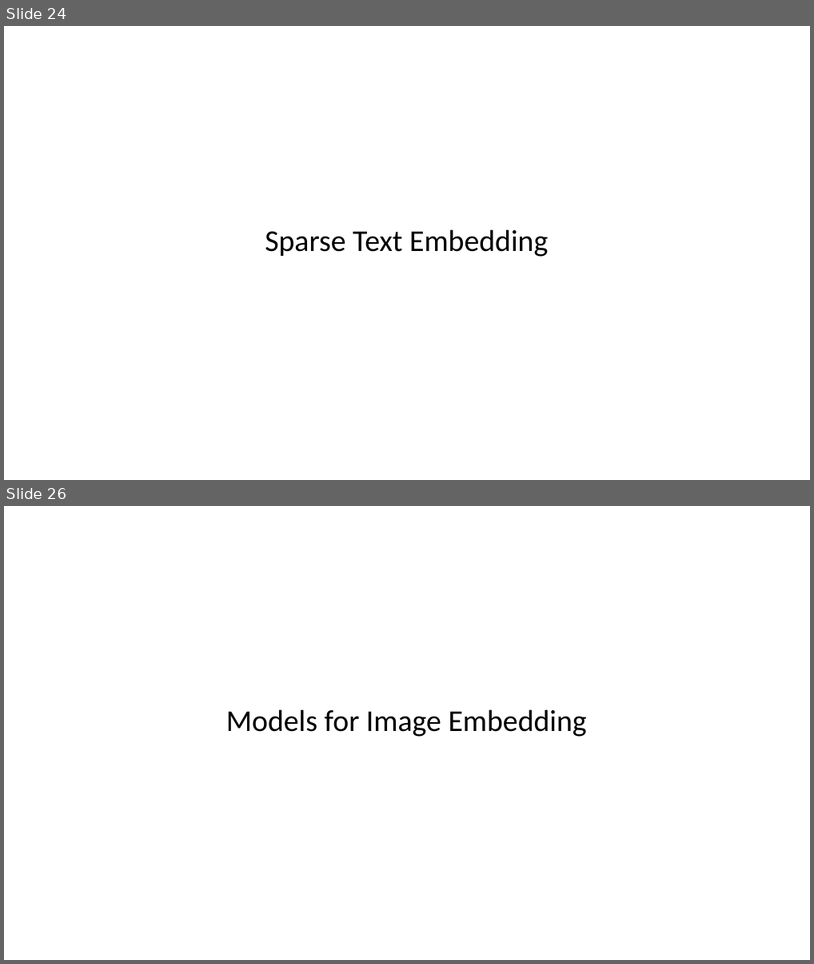
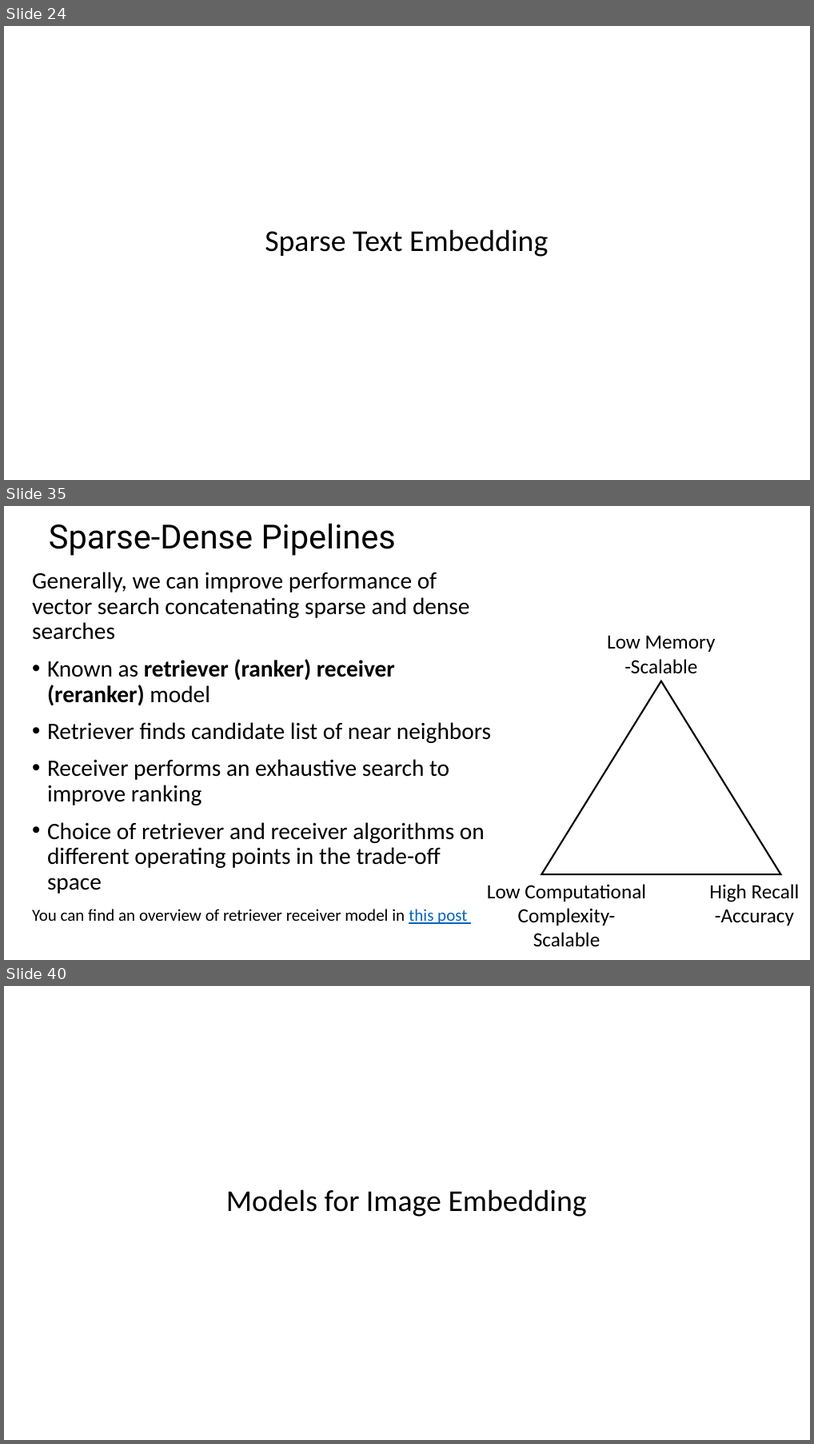
Before and after one commit to harelgabainew/school1, a slide deck: slides/7_DocumentWebSearching.pptx. Shown one above the other, each under a label of ours: slides 24 and 26 before the commit, slides 24, 35 and 40 after it; the slides between them are not shown. The pictures are 814x964 and 814x1444 pixels, drawn with LibreOffice and Linux fonts; fonts in the diff are those of the drawing. Boxes give left, top, right and bottom in pixels: in the first picture for what was removed or moved away, otherwise in the second. Text is boxed around its words. In the diff, an @@ line names an element or a change of style, - is before the commit and + after.

Commit message:
Added slides on sparse search retriever-received model and sparse vector embedding

```diff
--- a/slides/7_DocumentWebSearching.pptx
+++ b/slides/7_DocumentWebSearching.pptx
@@ slide 35 added at (x1=4, y1=506, x2=810, y2=960), background #FFFFFF @@
@@ title added at (x1=49, y1=523, x2=396, y2=556), 39.6 pt, text #000000 @@
+Sparse-Dense Pipelines
@@ text added at (x1=32, y1=572, x2=491, y2=924), 28 pt, text #000000 @@
+Generally, we can improve performance of vector search concatenating sparse and dense searches
+• Known as retriever (ranker) receiver (reranker) model
+• Retriever finds candidate list of near neighbors
+• Receiver performs an exhaustive search to improve ranking
+• Choice of retriever and receiver algorithms on different operating points in the trade-off space
+You can find an overview of retriever receiver model in this post
@@ text added at (x1=607, y1=635, x2=716, y2=674), 24 pt, text #000000 @@
+Low Memory -Scalable
@@ triangle added at (x1=542, y1=681, x2=782, y2=874), outline #000000 2 pt @@
@@ text added at (x1=487, y1=884, x2=646, y2=946), 24 pt, text #000000 @@
+Low Computational Complexity-Scalable
@@ text added at (x1=710, y1=884, x2=800, y2=925), 24 pt, text #000000 @@
+High Recall -Accuracy
@@ what was slide 26 is now slide 40 @@
```
Also in this commit, not shown: 5 slides changed, 13 other slides added, 57 slides removed.
